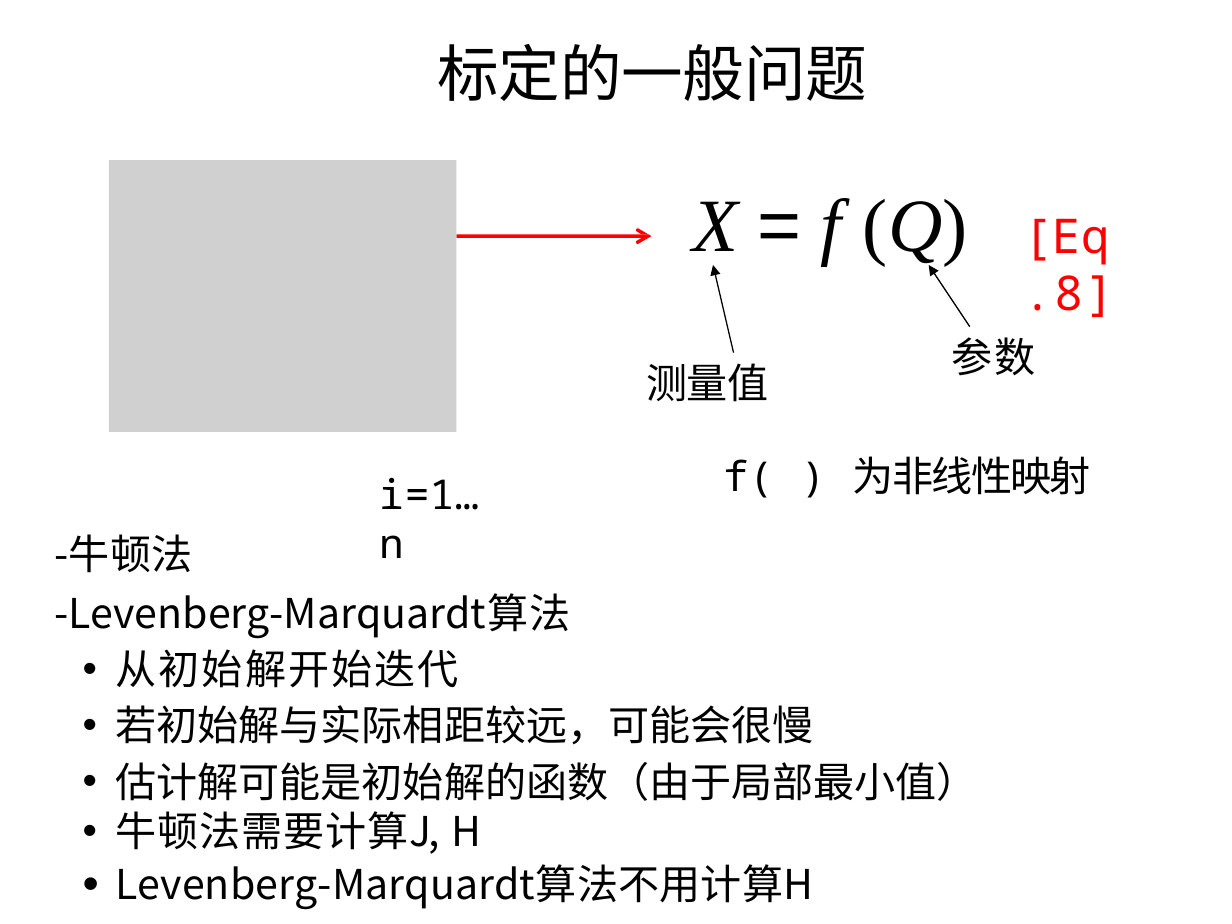
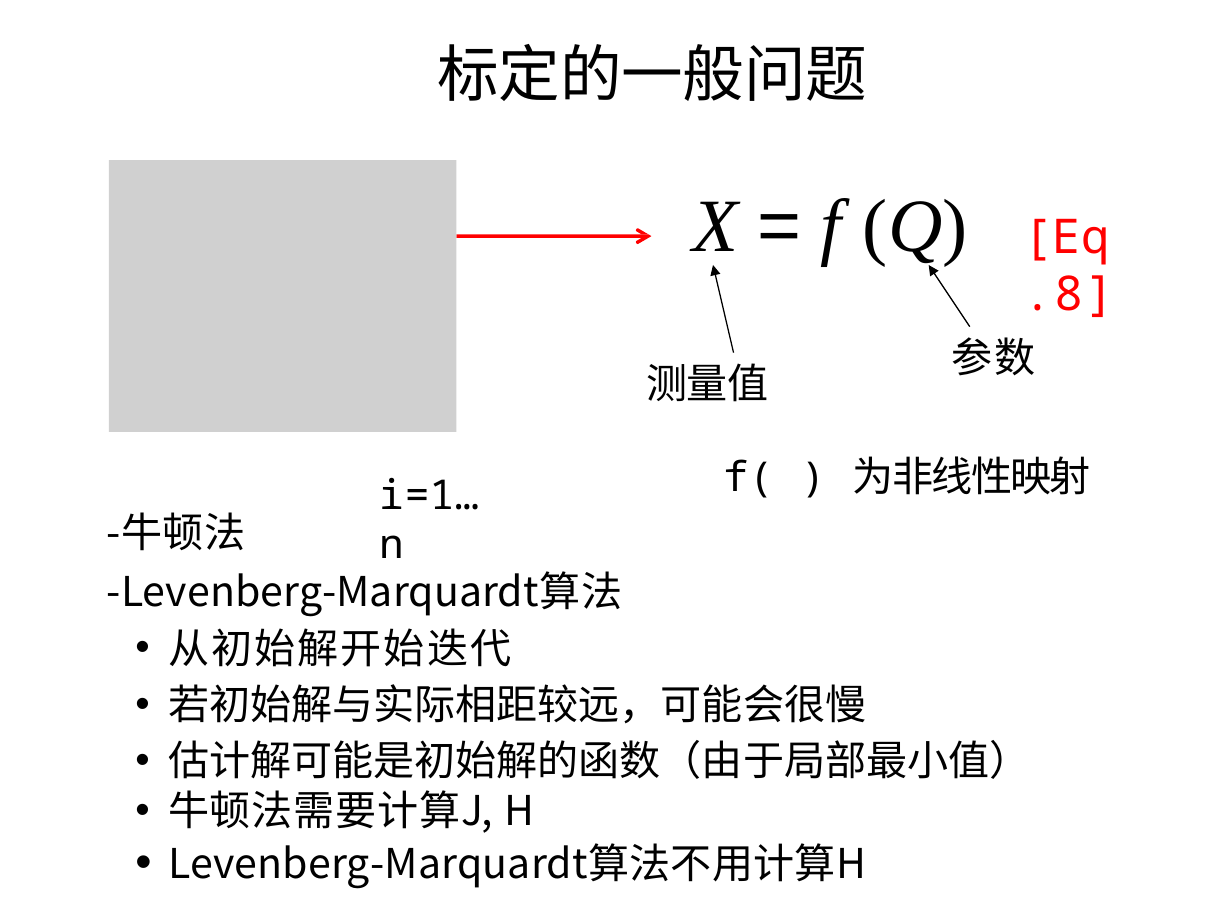
Before and after one commit to evenhax/translation_and_refining_for_cs231a, a slide deck: slide 43 of PPT231a_trans_and_refine/中文矫正版/lecture3_camera_calibration - 副本.pptx. Drawn at 1232x924 pixels with LibreOffice and Linux fonts; fonts in the diff are those of the drawing; grey boxes stand for pictures. Boxes give left, top, right and bottom in pixels: in the first picture for what was removed or moved away, otherwise in the second. Text is boxed around its words. In the diff, an @@ line names an element or a change of style, - is before the commit and + after.

```diff
--- a/PPT231a_trans_and_refine/中文矫正版/lecture3_camera_calibration - 副本.pptx
+++ b/PPT231a_trans_and_refine/中文矫正版/lecture3_camera_calibration - 副本.pptx
@@ text "-牛顿法": place and size @@
-text "-牛顿法" at [54,534,978,910]
+text "-牛顿法" at [107,512,1030,889]
```
Also in this commit, not shown: 17 other slides changed, 1 slide added, 1 slide removed, 5 other files.
